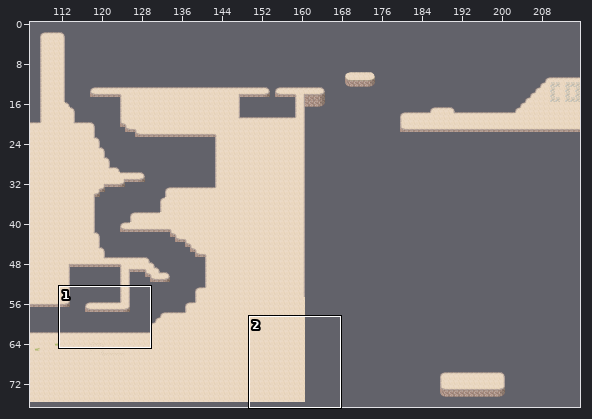
An edit to a level. Tiled map, DestroyTheNuduhake/assets/mapa.tmx. The picture above shows the old version from afar; the outline marks the close-up.
Close-up. The starting point:
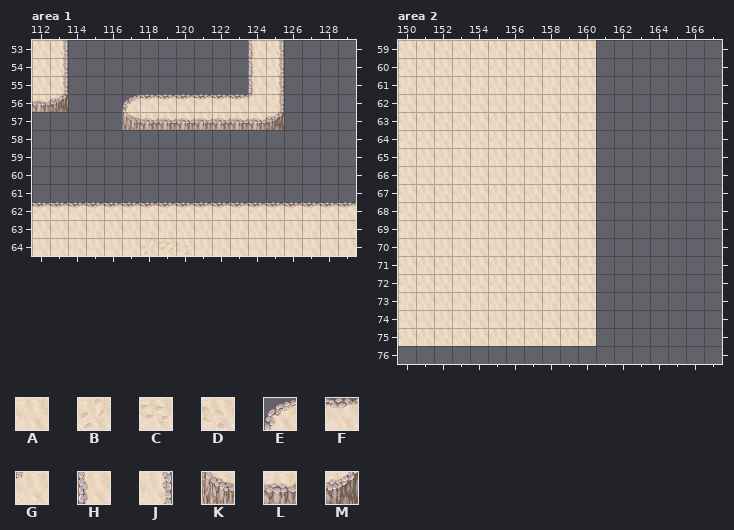
Cells are 32x32 px. Shown: area 1 x 112..129, y 53..64; area 2 x 150..167, y 59..76. The commit also changed other parts of the map, which this record leaves out.
Key: from "desert": A 1, B 2, C 3, D 4, E 40, F 41, G 43, H 48, J 50, K 56, L 57, M 58.
_ is an empty cell.
Layer "Camada de Tiles 1" before, area 1, first column x 112:
53 AJ__________HJ____
54 AJ__________HJ____
55 AJ__________HJ____
56 LM___EFFFFFFGJ____
57 _____KLLLLLLLM____
58 __________________
59 __________________
60 __________________
61 __________________
62 FFFFFFFFFFFFFFFFFF
63 AAAAAAAAAAAAAAAAAA
64 AAAAAABCDAAAAAAAAA
Layer "Camada de Tiles 1" before, area 2, first column x 150:
59 AAAAAAAAAAA_______
60 AAAAAAAAAAA_______
61 AAAAAAAAAAA_______
62 AAAAAAAAAAA_______
63 AAAAAAAAAAA_______
64 AAAAAAAAAAA_______
65 AAAAAAAAAAA_______
66 AAAAAAAAAAA_______
67 AAAAAAAAAAA_______
68 AAAAAAAAAAA_______
69 AAAAAAAAAAA_______
70 AAAAAAAAAAA_______
71 AAAAAAAAAAA_______
72 AAAAAAAAAAA_______
73 AAAAAAAAAAA_______
74 AAAAAAAAAAA_______
75 AAAAAAAAAAA_______
76 __________________
Once edited:
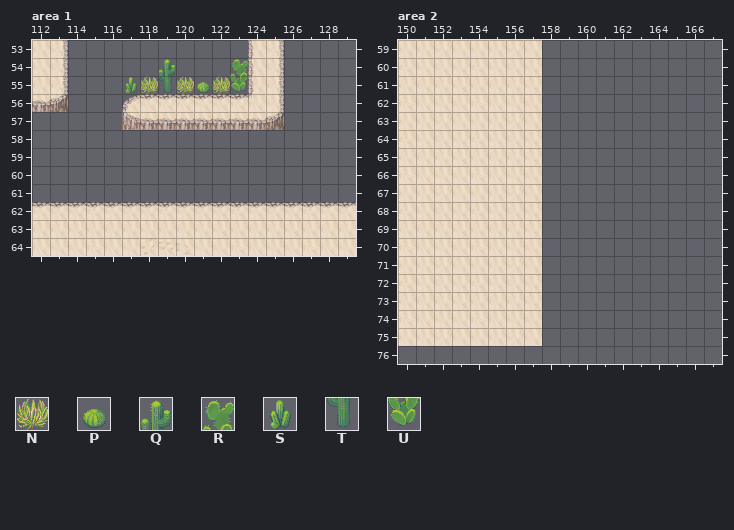
Further tiles: from "desert": N 17, P 26, Q 27, R 28, S 34, T 35, U 36.
Edits made:
Layer "Camada de Tiles 1", area 1:
y 54: x 119 _ -> Q; x 123 _ -> R
y 55: x 117..123 _______ -> SNTNPNU
Layer "Camada de Tiles 1", area 2:
y 59..75: x 158..160 AAA -> ___
